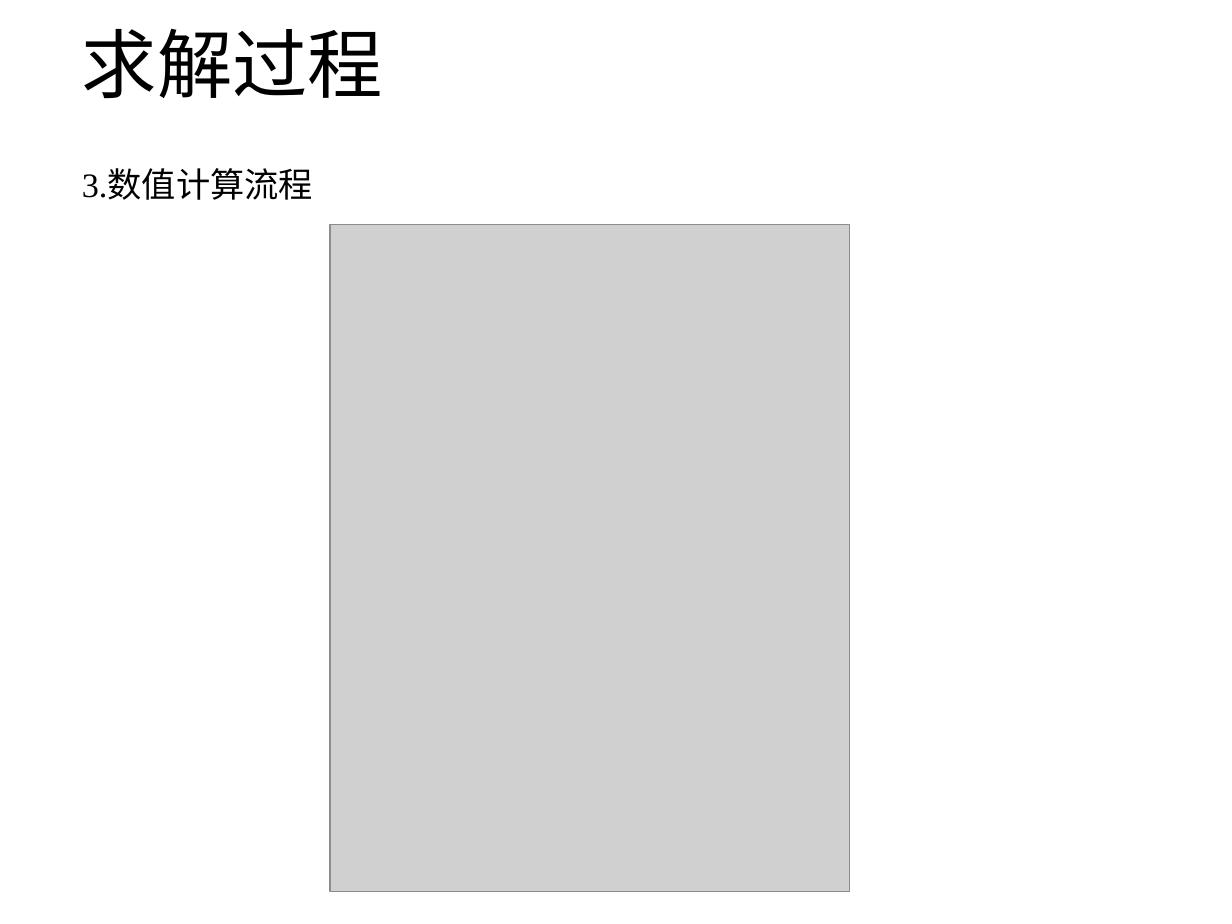
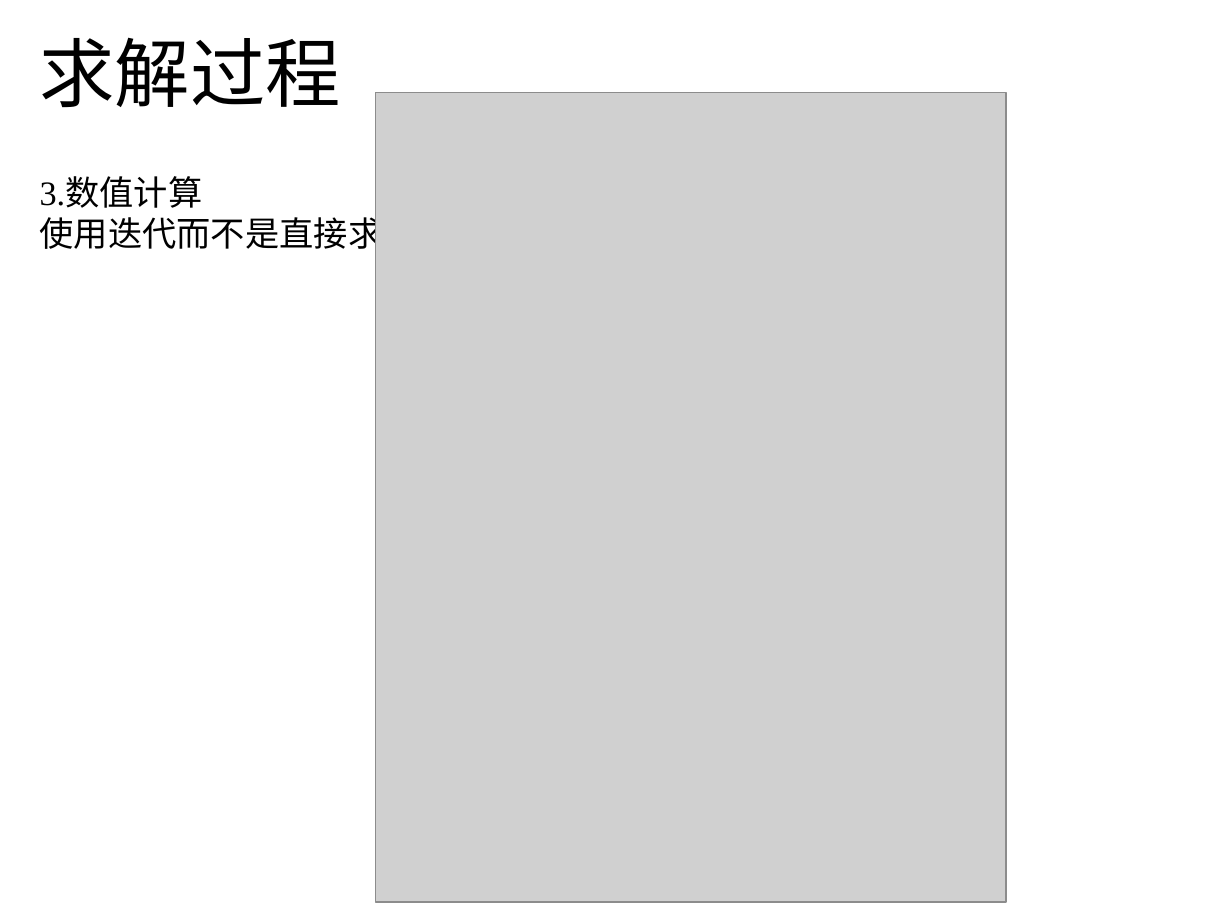
Before and after one commit to hohiroki/homework, a slide deck: slide 11 of NO1/NO1.pptx (slide 8 before the commit). Drawn at 1232x924 pixels with LibreOffice and Linux fonts; fonts in the diff are those of the drawing; grey boxes stand for pictures. Boxes give left, top, right and bottom in pixels: in the first picture for what was removed or moved away, otherwise in the second. Text is boxed around its words. In the diff, an @@ line names an element or a change of style, - is before the commit and + after.

```diff
--- a/NO1/NO1.pptx
+++ b/NO1/NO1.pptx
@@ title "求解过程": place and size @@
-title "求解过程" at (82,28,383,99)
+title "求解过程" at (40,37,341,108)
@@ picture: place and size @@
-picture at (330,224,850,891)
+picture at (376,92,1007,902)
@@ text at (40,178,417,256): text changed @@
-3.数值计算流程
+3.数值计算
+使用迭代而不是直接求解
```
Also in this commit, not shown: 7 other slides changed, 3 slides added, 3 other files.
